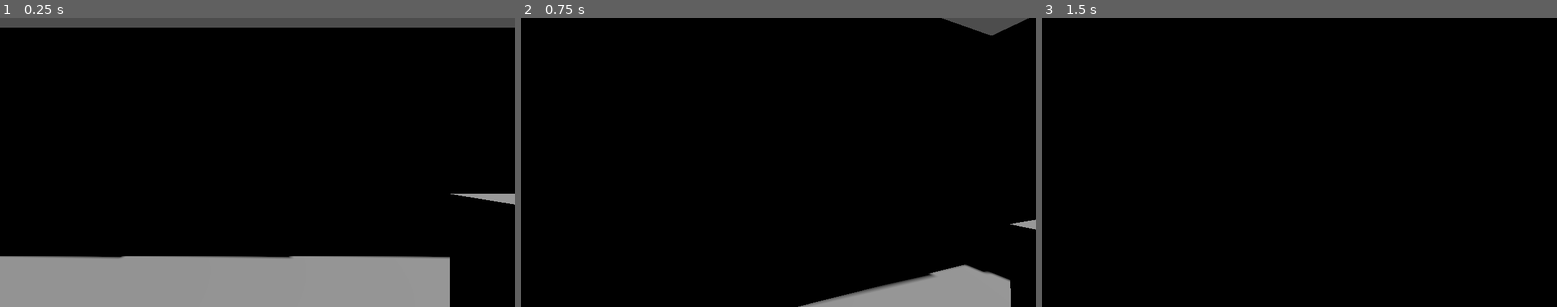
Above: before the commit, frames 1-3 (left to right).
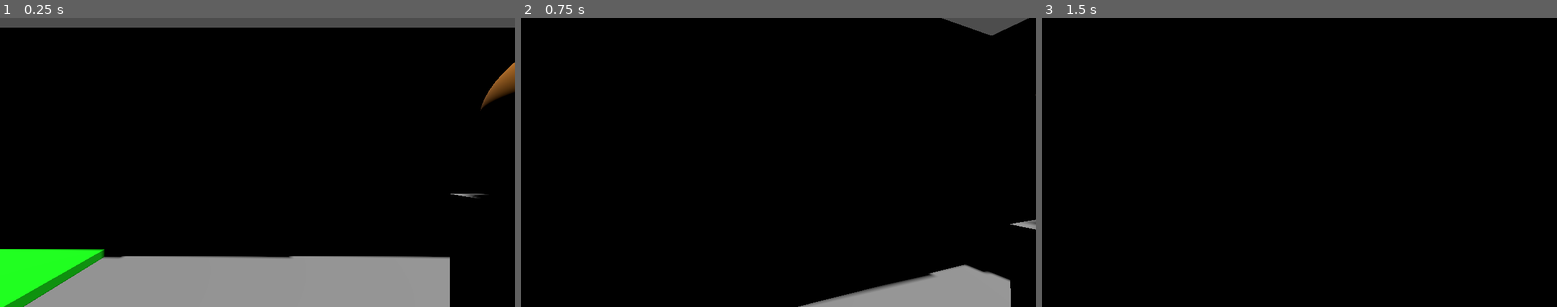
Above: after the commit, the same moments.

Repository: Joan986532/JamAFlot2026
Game: Godot game, scene res://scenes/main.tscn
Two runs of this game, one before a commit and one after it. Both use one fixed random seed, a clock stepped at 60 frames per second and the inputs below.
Inputs (mouse positions are in pixels of both pictures, inside the frame that each line leads up to):
- Up to frame 1 (0.25 s): no input
- Up to frame 2 (0.75 s): tap Enter (ui_accept) at 0.5 s; move the mouse to (804, 162) at 0.52 s; press the mouse at (804, 162) at 0.53 s; hold W (input_forward) from 0.53 s (still down)
- Up to frame 3 (1.5 s): keep holding W (input_forward); tap Enter (ui_accept) at 0.77, 1.25 s; move the mouse to (1273, 162) at 1.27 s; release the mouse at (1273, 162) at 1.28 s; click (1273, 162) at 1.35 s

The runs differ from the first frame. In frame 1, 3.3% of the frame differs, in the area x 0-100%, y 15-100%; in frame 2, less than 0.1%; in frame 3, nothing differs.
Error before the commit: Invalid type in function 'set_held_object' in base 'CharacterBody3D (character.gd)'. The Object-derived class of argument 1 (StaticBody3D) is not a subclass of…

Commit message:
jbalance tout

Diff:
--- a/jam-a-flot-godot/project.godot
+++ b/jam-a-flot-godot/project.godot
@@ -14,6 +14,10 @@
 run/main_scene="uid://c75jspcl0bnvr"
 config/features=PackedStringArray("4.6", "Forward Plus")
 config/icon="res://icon.svg"
+
+[autoload]
+
+InteractionManager="*uid://ce4vjqselp5eq"
 
 [input]
 
--- a/jam-a-flot-godot/scenes/character.tscn
+++ b/jam-a-flot-godot/scenes/character.tscn
@@ -15,6 +15,7 @@
 height = 1.75
 
 [node name="CharacterBody3D" type="CharacterBody3D" unique_id=434899216]
+collision_mask = 3
 script = ExtResource("1_53v7d")
 
 [node name="Camera3D" type="Camera3D" parent="." unique_id=9972262]
--- a/jam-a-flot-godot/scenes/cube.tscn
+++ b/jam-a-flot-godot/scenes/cube.tscn
@@ -8,7 +8,14 @@
 
 [sub_resource type="SphereShape3D" id="SphereShape3D_8viuf"]
 
+[sub_resource type="GDScript" id="GDScript_5rbgv"]
+script/source = "extends CollisionShape3D
+
+"
+
 [node name="RigidBody3D" type="RigidBody3D" unique_id=1282383468]
+collision_layer = 3
+collision_mask = 3
 mass = 5.0
 
 [node name="MeshInstance3D" type="MeshInstance3D" parent="." unique_id=239127650]
@@ -16,3 +23,4 @@
 
 [node name="CollisionShape3D" type="CollisionShape3D" parent="." unique_id=790812191]
 shape = SubResource("SphereShape3D_8viuf")
+script = SubResource("GDScript_5rbgv")
--- /dev/null
+++ b/jam-a-flot-godot/scenes/game_manager.tscn
@@ -0,0 +1,10 @@
+[gd_scene format=3 uid="uid://ce4vjqselp5eq"]
+
+[ext_resource type="Script" uid="uid://urllxwdgulyv" path="res://scripts/game_manager.gd" id="1_hwd4i"]
+
+[node name="Node" type="Node" unique_id=1241329797]
+script = ExtResource("1_hwd4i")
+
+[node name="Label" type="Label" parent="." unique_id=493773198]
+offset_right = 40.0
+offset_bottom = 23.0
--- a/jam-a-flot-godot/scenes/main.tscn
+++ b/jam-a-flot-godot/scenes/main.tscn
@@ -1,10 +1,16 @@
 [gd_scene format=3 uid="uid://c75jspcl0bnvr"]
 
 [ext_resource type="PackedScene" uid="uid://b3p2m0dswt7ss" path="res://scenes/room.tscn" id="1_0wfyh"]
+[ext_resource type="PackedScene" uid="uid://ce4vjqselp5eq" path="res://scenes/game_manager.tscn" id="1_tefeu"]
 [ext_resource type="PackedScene" uid="uid://b6vjg25xr4k6c" path="res://scenes/character.tscn" id="2_sugp2"]
 [ext_resource type="PackedScene" uid="uid://cubkdlmiotlu8" path="res://scenes/static_object.tscn" id="3_sugp2"]
+[ext_resource type="PackedScene" uid="uid://caa7c1rr8w5qa" path="res://scenes/cube.tscn" id="4_jyhfs"]
+[ext_resource type="PackedScene" uid="uid://bdy600fx4bjx5" path="res://scenes/receptacle.tscn" id="5_tbgi4"]
 
 [node name="Node3D" type="Node3D" unique_id=523509601]
+
+[node name="game_manager" parent="." unique_id=1241329797 instance=ExtResource("1_tefeu")]
+unique_name_in_owner = true
 
 [node name="DirectionalLight3D" type="DirectionalLight3D" parent="." unique_id=1570300939]
 transform = Transform3D(-0.9767772, -0.029975882, 0.21214998, 0.21185777, 0.01265289, 0.9772186, -0.031977292, 0.9994706, -0.0060084416, 0, 0, 0)
@@ -20,3 +26,12 @@
 
 [node name="Table" parent="." unique_id=686103420 instance=ExtResource("3_sugp2")]
 transform = Transform3D(1.2, 0, 0, 0, 1, 0, 0, 0, 0.8, 2, 0.5, -1)
+
+[node name="RigidBody3D" parent="." unique_id=1282383468 instance=ExtResource("4_jyhfs")]
+transform = Transform3D(1, 0, 0, 0, 1, 0, 0, 0, 1, 1.8584161, 1.5, -0.95770776)
+
+[node name="Area3D" parent="." unique_id=303234696 instance=ExtResource("5_tbgi4")]
+transform = Transform3D(2, 0, 0, 0, 2, 0, 0, 0, 2, -2.9900043, 0.870133, -1.5141424)
+
+[node name="RigidBody3D2" parent="." unique_id=256976419 instance=ExtResource("4_jyhfs")]
+transform = Transform3D(0.5, 0, 0, 0, 0.5, 0, 0, 0, 0.5, 0.8723707, 0.6438718, 1.1188852)
--- /dev/null
+++ b/jam-a-flot-godot/scenes/receptacle.tscn
@@ -0,0 +1,27 @@
+[gd_scene format=3 uid="uid://bdy600fx4bjx5"]
+
+[ext_resource type="Script" uid="uid://ct8ug8tiirvg" path="res://scripts/receptacle.gd" id="1_1lwuf"]
+
+[sub_resource type="StandardMaterial3D" id="StandardMaterial3D_1lwuf"]
+albedo_color = Color(0, 1, 0, 1)
+
+[sub_resource type="BoxMesh" id="BoxMesh_aklvu"]
+material = SubResource("StandardMaterial3D_1lwuf")
+size = Vector3(1, 0.1, 1)
+
+[sub_resource type="BoxShape3D" id="BoxShape3D_aklvu"]
+
+[node name="receptacle" type="Area3D" unique_id=303234696]
+collision_layer = 2
+collision_mask = 2
+script = ExtResource("1_1lwuf")
+
+[node name="MeshInstance3D" type="MeshInstance3D" parent="." unique_id=496551510]
+transform = Transform3D(1, 0, 0, 0, 1, 0, 0, 0, 1, 0, -0.43685675, 0)
+mesh = SubResource("BoxMesh_aklvu")
+
+[node name="CollisionShape3D" type="CollisionShape3D" parent="." unique_id=1378835070]
+shape = SubResource("BoxShape3D_aklvu")
+
+[connection signal="body_entered" from="." to="." method="_on_body_entered"]
+[connection signal="body_exited" from="." to="." method="_on_body_exited"]
--- a/jam-a-flot-godot/scripts/character.gd
+++ b/jam-a-flot-godot/scripts/character.gd
@@ -23,7 +23,7 @@
 		camera_3d.rotate_x(-event.relative.y * mouse_sensitivity)
 		camera_3d.rotation.x = clampf(camera_3d.rotation.x, deg_to_rad(-89.9), deg_to_rad(89.9))
 
-func set_held_object(body: RigidBody3D):
+func set_held_object(body):
 	if body is RigidBody3D:
 		heldObject = body
 
@@ -31,7 +31,7 @@
 	heldObject = null
 
 func handle_holding_object():
-	if (Input.is_action_just_pressed("interact")):
+	if (Input.is_action_pressed("interact")):
 		if heldObject != null: drop_held_object()
 		elif interact_ray.is_colliding(): set_held_object(interact_ray.get_collider())
 
--- /dev/null
+++ b/jam-a-flot-godot/scripts/game_manager.gd
@@ -0,0 +1,12 @@
+extends Node
+
+var score = 0
+@onready var label: Label = $Label
+
+func add_point():
+	score += 1
+	label.text = "Objects collected: " + str(score) + "/6"
+
+func remove_point():
+	score -= 1
+	label.text = "Objects collected: " + str(score) + "/6"
--- /dev/null
+++ b/jam-a-flot-godot/scripts/receptacle.gd
@@ -0,0 +1,8 @@
+extends Area3D
+@onready var game_manager: Node = %game_manager
+
+func _on_body_entered(body: Node3D) -> void:
+	game_manager.add_point()
+
+func _on_body_exited(body: Node3D) -> void:
+	game_manager.remove_point()
Not shown, added: jam-a-flot-godot/scripts/game_manager.gd.uid
Not shown, added: jam-a-flot-godot/scripts/receptacle.gd.uid
